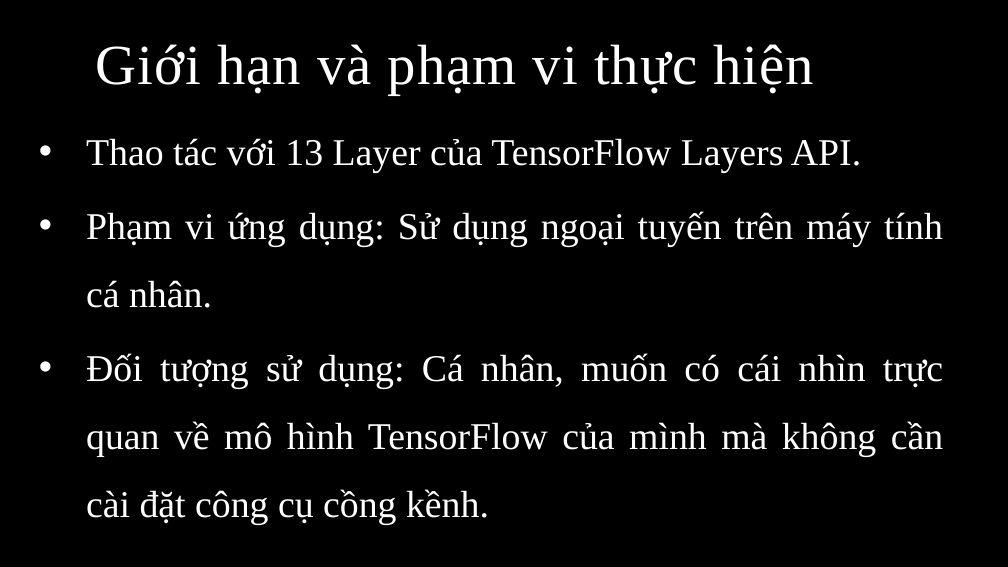
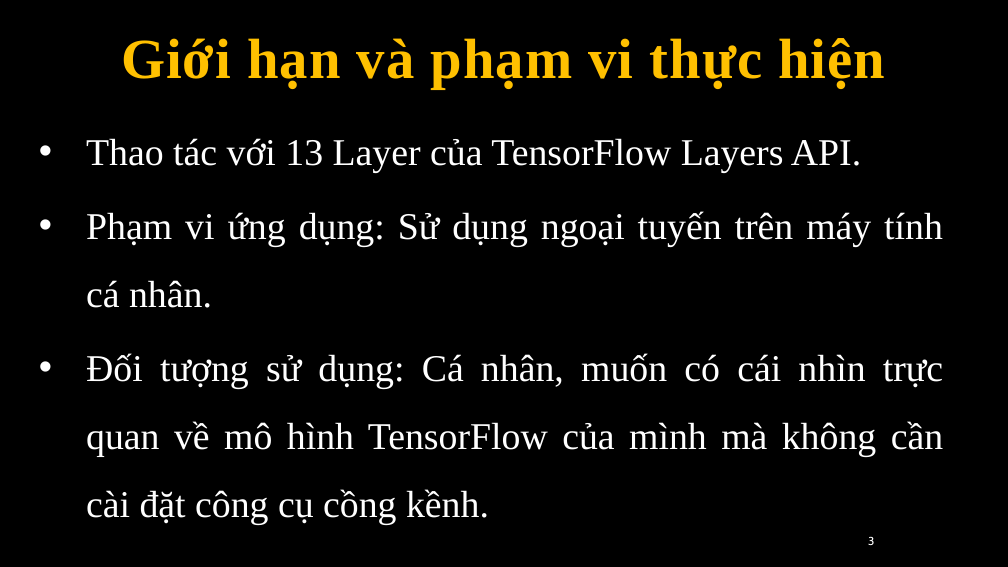
Before and after one commit to hqhoangvuong/DoAn1_CNTT, a slide deck: slide 4 of BaoCao.pptx (slide 5 before the commit). Drawn at 1008x567 pixels with LibreOffice and Linux fonts; fonts in the diff are those of the drawing; background and template pictures are left out. Boxes give left, top, right and bottom in pixels: in the first picture for what was removed or moved away, otherwise in the second. Text is boxed around its words. In the diff, an @@ line names an element or a change of style, - is before the commit and + after.

```diff
--- a/BaoCao.pptx
+++ b/BaoCao.pptx
@@ title "Giới hạn và phạm vi ...": place and size @@
-title "Giới hạn và phạm vi ..." at box(96, 44, 814, 95)
+title "Giới hạn và phạm vi ..." at box(121, 38, 885, 89)
@@ title "Giới hạn và phạm vi ..." at box(121, 38, 885, 89): text colour #FFFFFF to #FFC000, bold on; alignment left to centre @@
@@ page number added at box(868, 536, 874, 545), 11 pt, text #FFFFFF @@
+3
```
Also in this commit, not shown: 14 other slides changed, 8 slides removed, 4 other files.
